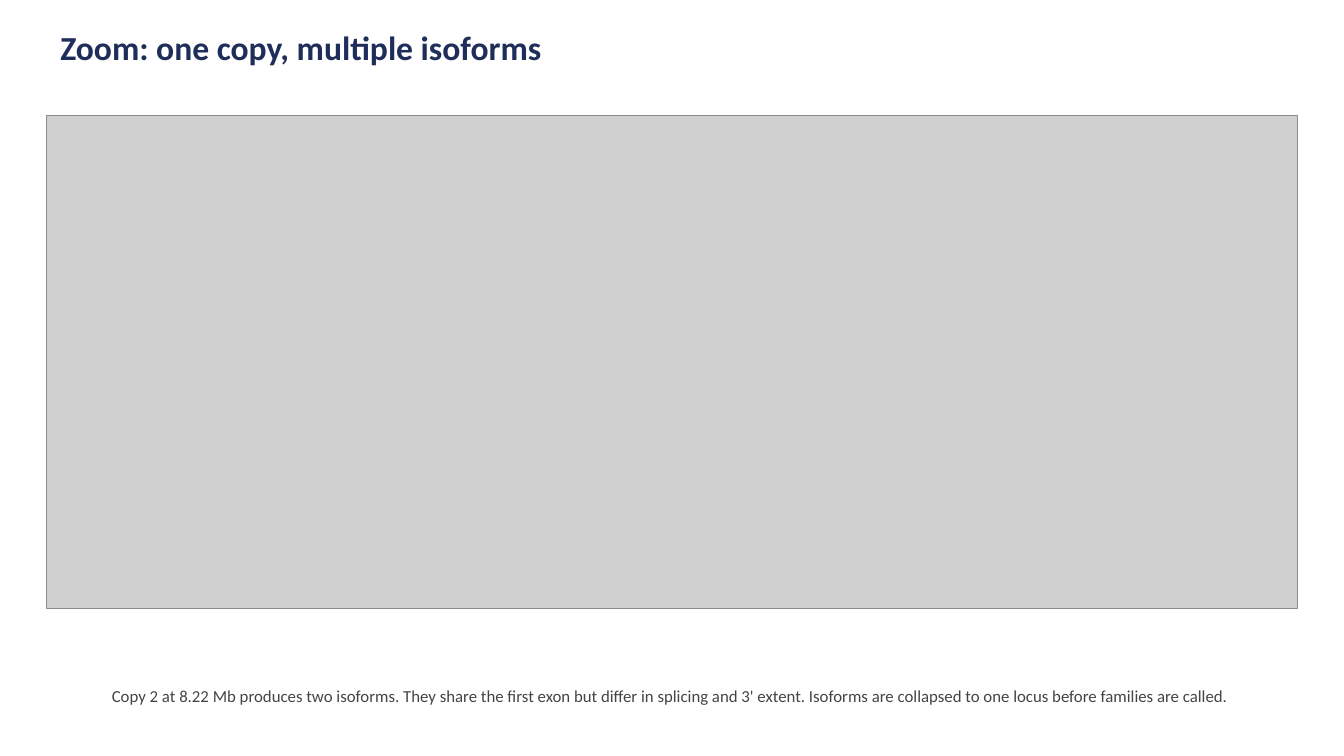
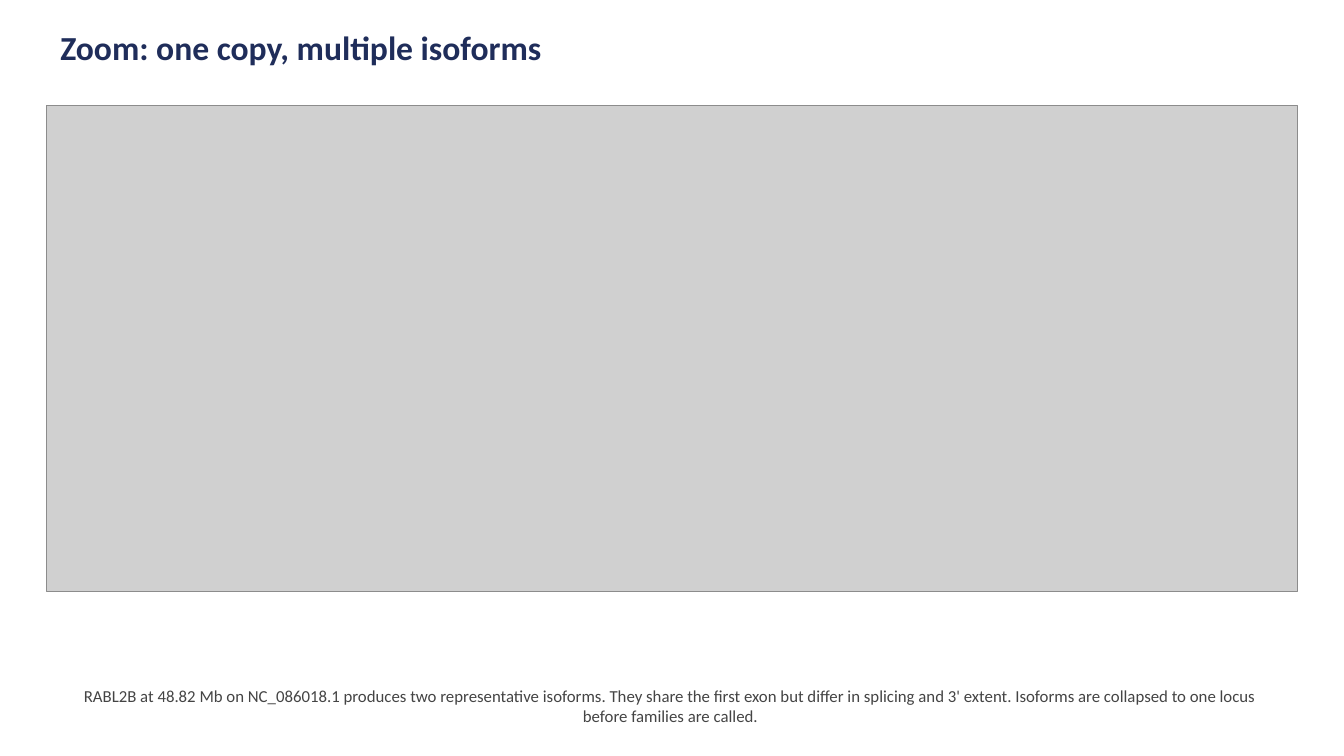
Before and after one commit to juanfraitu1/Rustle, a slide deck: slide 3 of bench/family_definition_slides.pptx. Drawn at 1344x756 pixels with LibreOffice and Linux fonts; fonts in the diff are those of the drawing; grey boxes stand for pictures. Boxes give left, top, right and bottom in pixels: in the first picture for what was removed or moved away, otherwise in the second. Text is boxed around its words. In the diff, an @@ line names an element or a change of style, - is before the commit and + after.

Commit message:
slides: use Family 69 (RABL2) instead of overlapping Family 45; fix text overlaps

```diff
--- a/bench/family_definition_slides.pptx
+++ b/bench/family_definition_slides.pptx
@@ picture: place and size @@
-picture at <box>47,116,1298,609</box>
+picture at <box>47,106,1298,592</box>
@@ text at <box>84,690,1255,722</box>: text changed @@
-Copy 2 at 8.22 Mb produces two isoforms. They share the first exon but differ in splicing and 3' extent. Isoforms are collapsed to one locus before families are called.
+RABL2B at 48.82 Mb on NC_086018.1 produces two representative isoforms. They share the first exon but differ in splicing and 3' extent. Isoforms are collapsed to one locus before families are called.
```
Also in this commit, not shown: 2 other slides changed, 4 other files.
